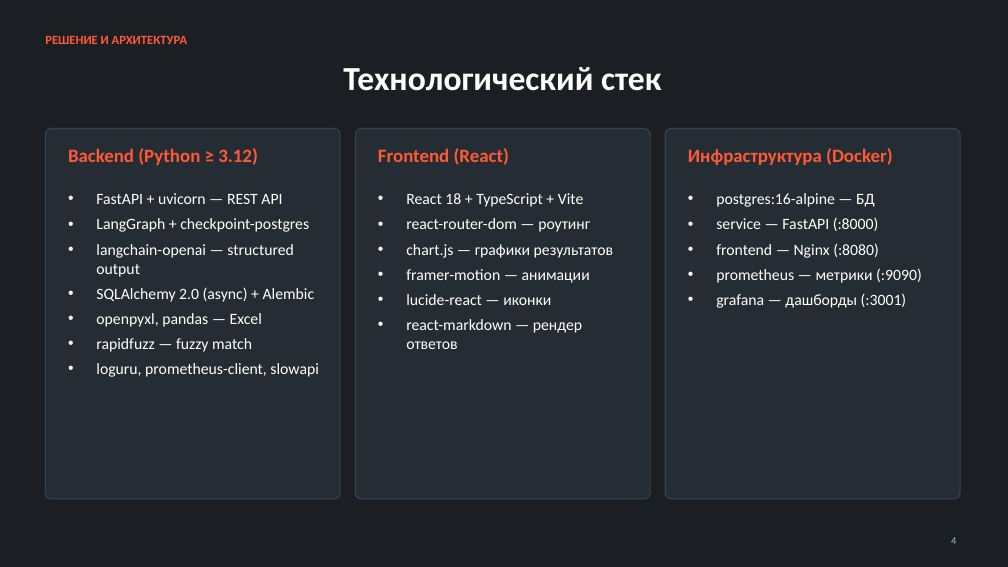
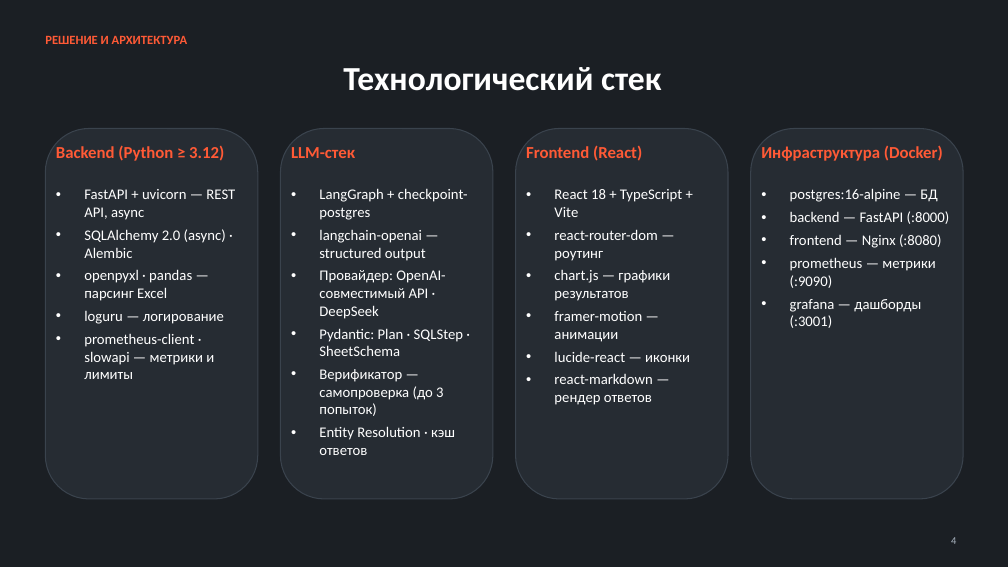
Before and after one commit to kostIT13/EVRAZ_ExcelAgent, a slide deck: slide 6 of data/EVRAZ_Agent_main.pptx. Drawn at 1008x567 pixels with LibreOffice and Linux fonts; fonts in the diff are those of the drawing. Boxes give left, top, right and bottom in pixels: in the first picture for what was removed or moved away, otherwise in the second. Text is boxed around its words. In the diff, an @@ line names an element or a change of style, - is before the commit and + after.

```diff
--- a/data/EVRAZ_Agent_main.pptx
+++ b/data/EVRAZ_Agent_main.pptx
@@ rounded rectangle: place and size @@
-rounded rectangle at (45, 129, 340, 499)
+rounded rectangle at (45, 129, 258, 499)
@@ text "Backend (Python ≥ 3.12)": place and size @@
-text "Backend (Python ≥ 3.12)" at (68, 148, 258, 165)
+text "Backend (Python ≥ 3.12)" at (56, 145, 224, 161)
@@ proportions changed in 3 elements at (45, 129, 258, 499), (751, 129, 963, 499), (281, 129, 493, 499) @@
@@ rounded rectangle: place and size @@
-rounded rectangle at (355, 129, 650, 499)
+rounded rectangle at (281, 129, 493, 499)
@@ text added at (291, 147, 355, 158), 16 pt, text #FF5A36, bold @@
+LLM-стек
@@ rounded rectangle added at (516, 129, 728, 499), fill #262C33, outline #3A434D 1 pt @@
@@ size 18 to 16 pt in 3 elements at (56, 145, 224, 161), (761, 145, 943, 161), (526, 145, 642, 161) @@
@@ text "Frontend (React)": place and size @@
-text "Frontend (React)" at (378, 148, 509, 165)
+text "Frontend (React)" at (526, 145, 642, 161)
@@ rounded rectangle: place and size @@
-rounded rectangle at (665, 129, 960, 499)
+rounded rectangle at (751, 129, 963, 499)
@@ text "Инфраструктура (Docker)": place and size @@
-text "Инфраструктура (Docker)" at (688, 148, 892, 165)
+text "Инфраструктура (Docker)" at (761, 145, 943, 161)
@@ text at (84, 189, 235, 379): text changed; size 15 to 14 pt @@
-• FastAPI + uvicorn — REST API
-• LangGraph + checkpoint-postgres
-• langchain-openai — structured output
-• SQLAlchemy 2.0 (async) + Alembic
-• openpyxl, pandas — Excel
-• rapidfuzz — fuzzy match
-• loguru, prometheus-client, slowapi
+• FastAPI + uvicorn — REST API, async
+• SQLAlchemy 2.0 (async) · Alembic
+• openpyxl · pandas — парсинг Excel
+• loguru — логирование
+• prometheus-client · slowapi — метрики и лимиты
@@ text added at (319, 188, 468, 455), 14 pt, text #FFFFFF @@
+• LangGraph + checkpoint-postgres
+• langchain-openai — structured output
+• Провайдер: OpenAI-совместимый API · DeepSeek
+• Pydantic: Plan · SQLStep · SheetSchema
+• Верификатор — самопроверка (до 3 попыток)
+• Entity Resolution · кэш ответов
@@ text "React 18 + TypeScript + ...": place and size @@
-text "React 18 + TypeScript + ..." at (406, 193, 613, 349)
+text "React 18 + TypeScript + ..." at (554, 189, 690, 405)
@@ text "React 18 + TypeScript + ..." at (554, 189, 690, 405): size 15 to 14 pt; less space between paragraphs @@
@@ text "postgres:16-alpine — БД": place and size @@
-text "postgres:16-alpine — БД" at (716, 193, 922, 308)
+text "postgres:16-alpine — БД" at (790, 188, 950, 328)
@@ text at (790, 188, 942, 328): size 15 to 14 pt in "postgres:16-alpine — БД", "frontend — Nginx (:8080)", "prometheus — метрики (:9090)", "grafana — дашборды (:3001)"; less space between paragraphs @@
@@ text at (790, 211, 950, 224): text changed; size 15 to 14 pt @@
-• service — FastAPI (:8000)
+• backend — FastAPI (:8000)
```
Also in this commit, not shown: 9 other slides changed, 59 other files.
